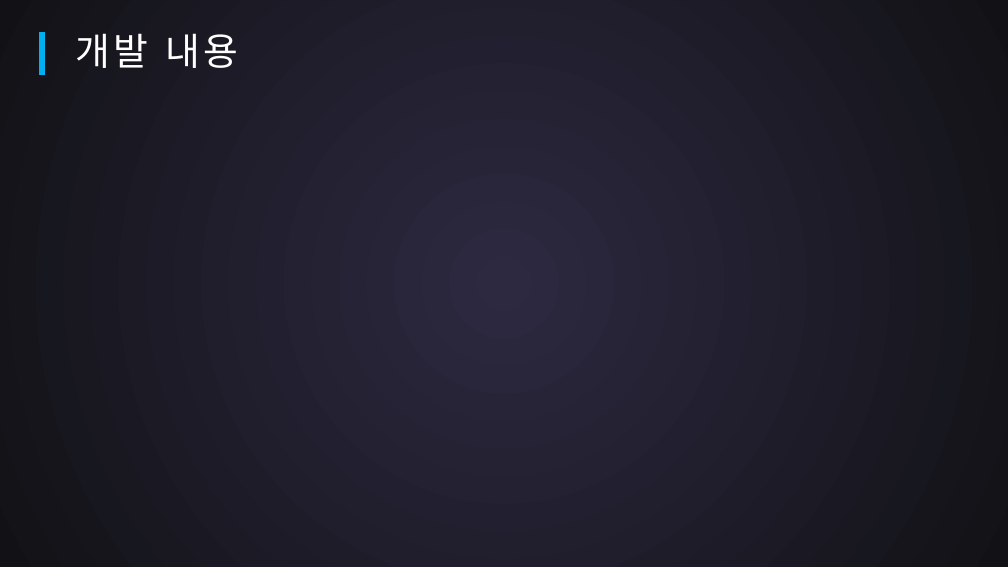
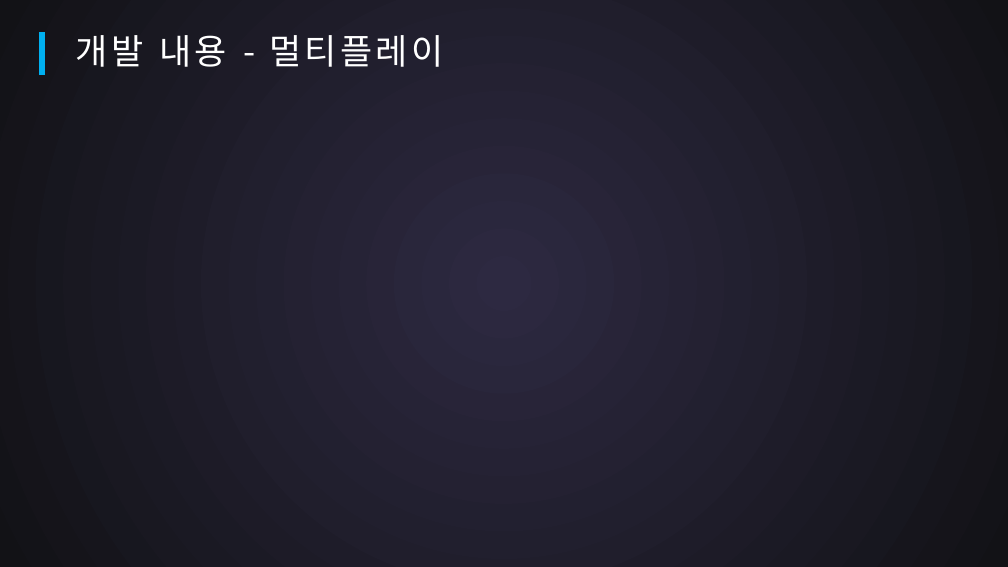
Before and after one commit to SuperTaeJun/GraduationWork, a slide deck: slide 12 of 작업일지 && 졸작자료/중간평가.pptx (slide 10 before the commit). Drawn at 1008x567 pixels with LibreOffice and Linux fonts; fonts in the diff are those of the drawing. Boxes give left, top, right and bottom in pixels: in the first picture for what was removed or moved away, otherwise in the second. Text is boxed around its words. In the diff, an @@ line names an element or a change of style, - is before the commit and + after.

```diff
--- a/작업일지 && 졸작자료/중간평가.pptx
+++ b/작업일지 && 졸작자료/중간평가.pptx
@@ text at box(76, 35, 444, 67): text changed; size 36 to 33.3 pt @@
-개발 내용
+개발 내용 - 멀티플레이
```
Also in this commit, not shown: 6 other slides changed, 2 slides added, 1 other file.
